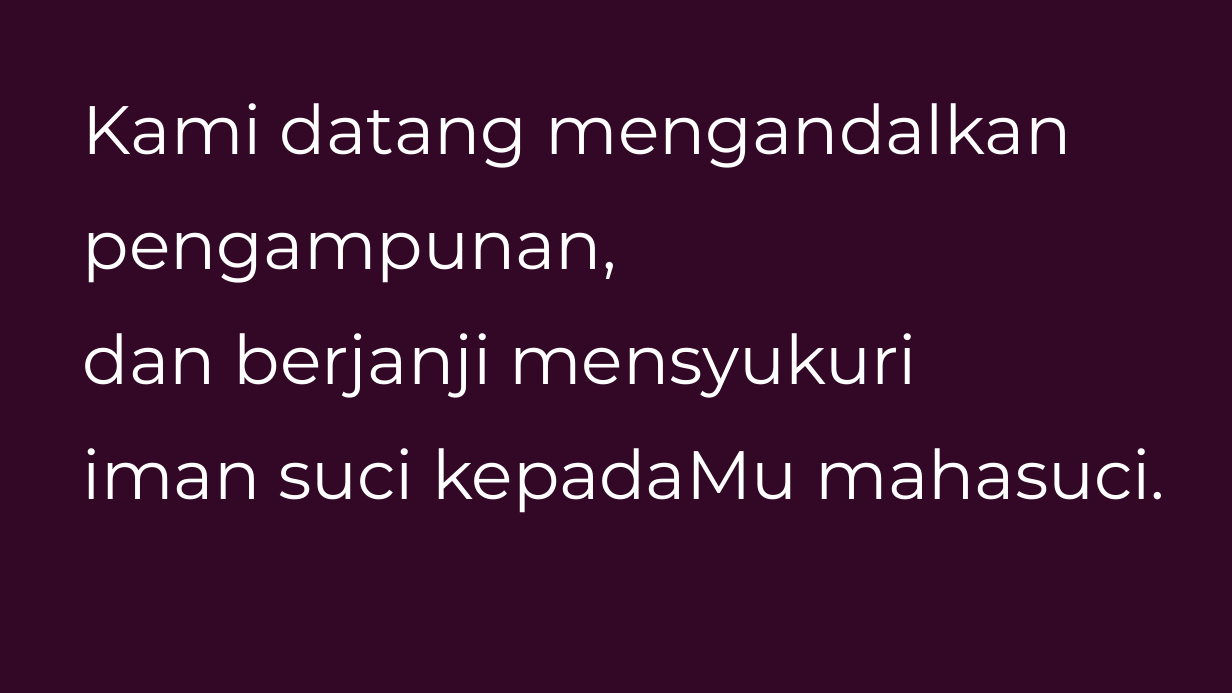
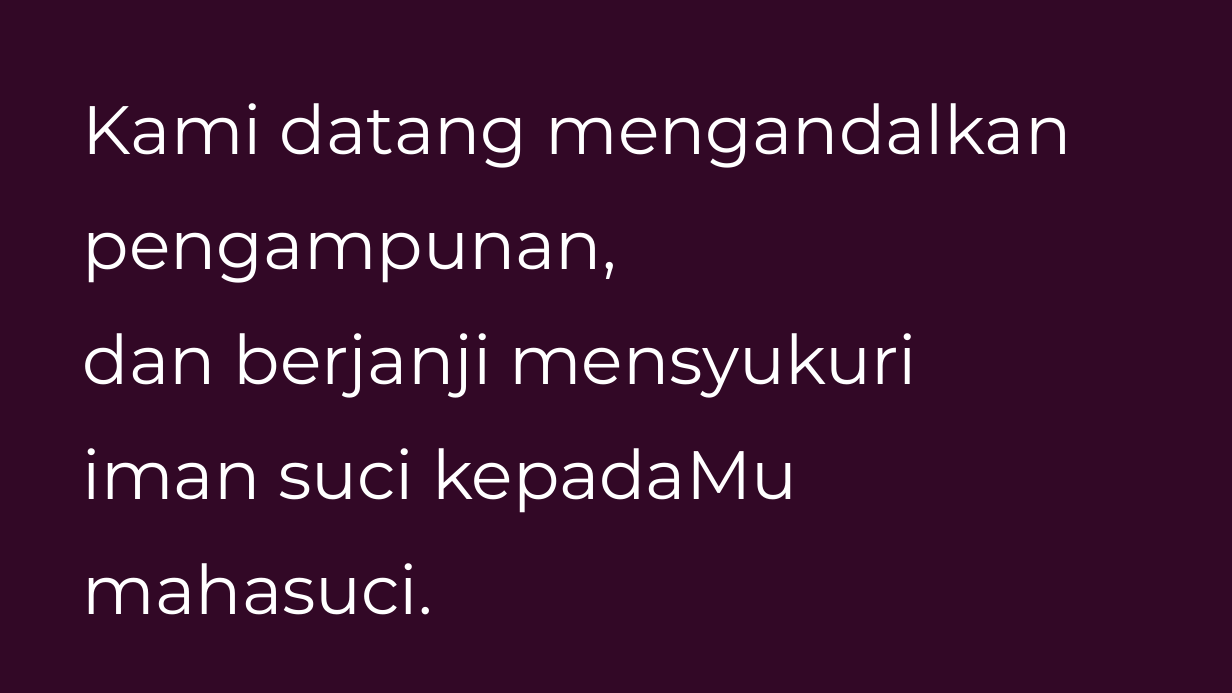
Before and after one commit to laurensius/Slide_Misa_KRC, a slide deck: slide 41 of 2021 02 tanggal 17 (Rabu Abu)/Bahasa Indonesia.pptx. Drawn at 1232x693 pixels with LibreOffice and Linux fonts; fonts in the diff are those of the drawing. Boxes give left, top, right and bottom in pixels: in the first picture for what was removed or moved away, otherwise in the second. Text is boxed around its words. In the diff, an @@ line names an element or a change of style, - is before the commit and + after.

```diff
--- a/2021 02 tanggal 17 (Rabu Abu)/Bahasa Indonesia.pptx
+++ b/2021 02 tanggal 17 (Rabu Abu)/Bahasa Indonesia.pptx
@@ text at [83, 448, 798, 615]: text changed @@
-iman suci kepadaMu mahasuci.
+iman suci kepadaMu
+mahasuci.
```
Also in this commit, not shown: 31 other files.
